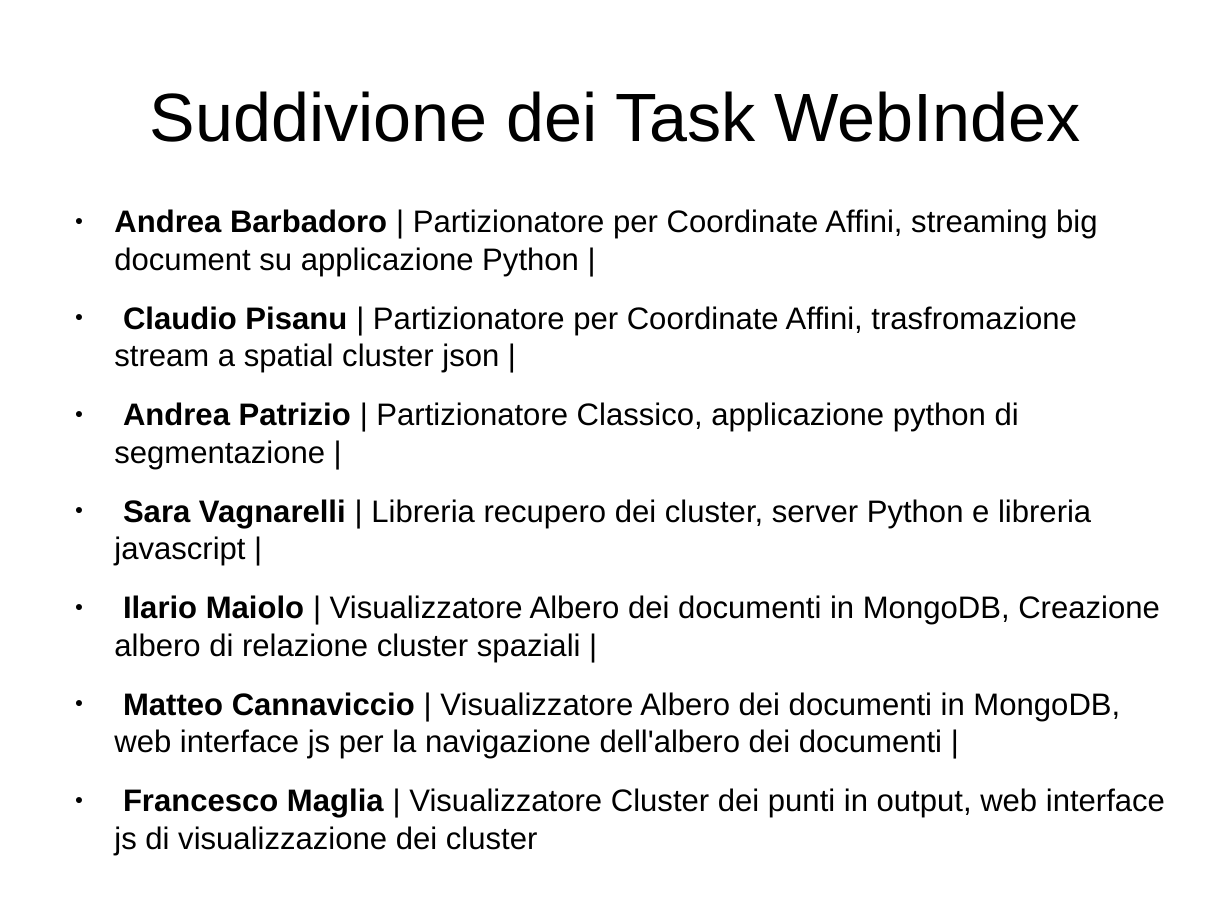
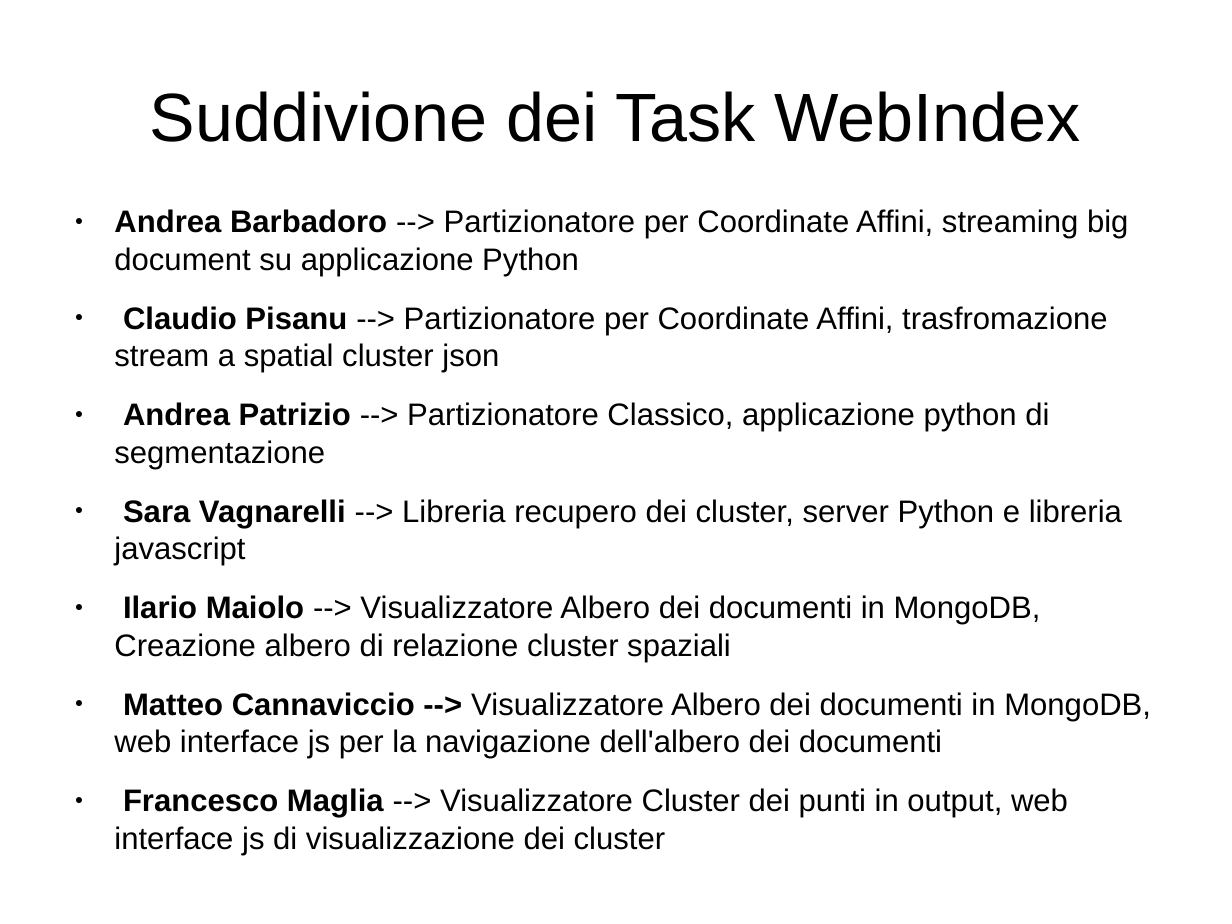
Before and after one commit to cvdlab-projects/webindex, a slide deck: slide 4 of Slide-2.odp. Drawn at 1232x924 pixels with LibreOffice and Linux fonts; fonts in the diff are those of the drawing. Boxes give left, top, right and bottom in pixels: in the first picture for what was removed or moved away, otherwise in the second. Text is boxed around its words. In the diff, an @@ line names an element or a change of style, - is before the commit and + after.

Commit message:
slide nuove fixed

```diff
--- a/Slide-2.odp
+++ b/Slide-2.odp
@@ text at [114,209,1151,818]: text changed @@
-● Andrea Barbadoro | Partizionatore per Coordinate Affini, streaming big document su applicazione Python |
-● Claudio Pisanu | Partizionatore per Coordinate Affini, trasfromazione stream a spatial cluster json |
-● Andrea Patrizio | Partizionatore Classico, applicazione python di segmentazione |
-● Sara Vagnarelli | Libreria recupero dei cluster, server Python e libreria javascript |
-● Ilario Maiolo | Visualizzatore Albero dei documenti in MongoDB, Creazione albero di relazione cluster spaziali |
-● Matteo Cannaviccio | Visualizzatore Albero dei documenti in MongoDB, web interface js per la navigazione dell'albero dei documenti |
-● Francesco Maglia | Visualizzatore Cluster dei punti in output, web interface js di visualizzazione dei cluster
+● Andrea Barbadoro --> Partizionatore per Coordinate Affini, streaming big document su applicazione Python
+● Claudio Pisanu --> Partizionatore per Coordinate Affini, trasfromazione stream a spatial cluster json
+● Andrea Patrizio --> Partizionatore Classico, applicazione python di segmentazione
+● Sara Vagnarelli --> Libreria recupero dei cluster, server Python e libreria javascript
+● Ilario Maiolo --> Visualizzatore Albero dei documenti in MongoDB, Creazione albero di relazione cluster spaziali
+● Matteo Cannaviccio --> Visualizzatore Albero dei documenti in MongoDB, web interface js per la navigazione dell'albero dei documenti
+● Francesco Maglia --> Visualizzatore Cluster dei punti in output, web interface js di visualizzazione dei cluster
```
